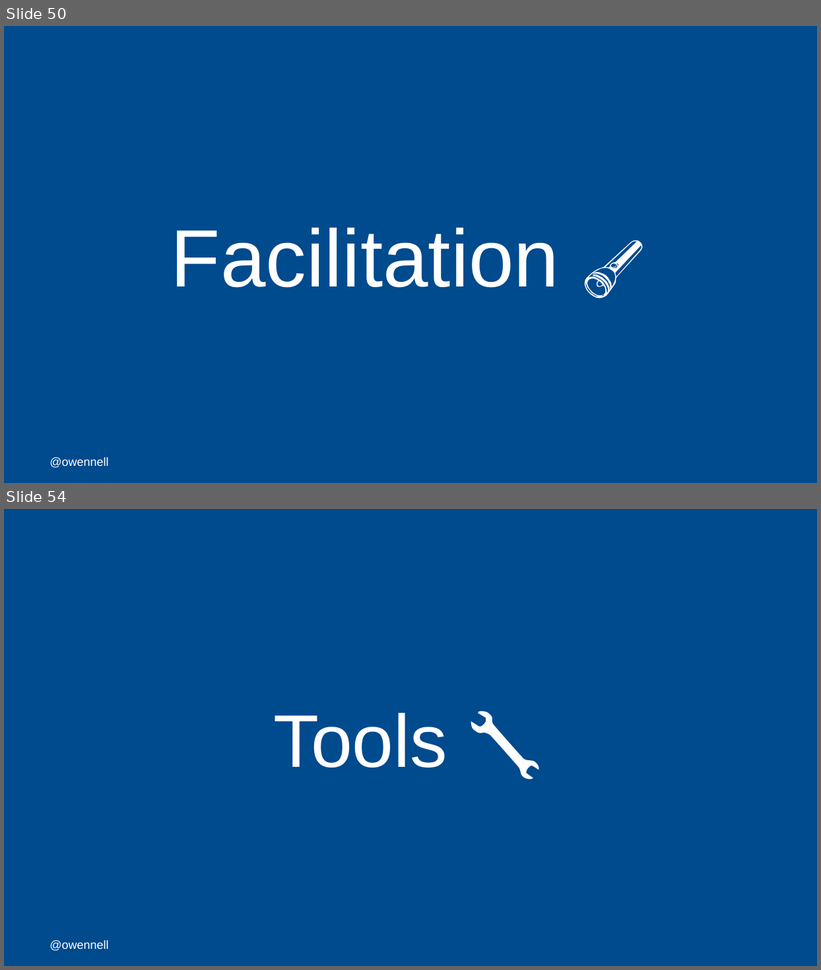
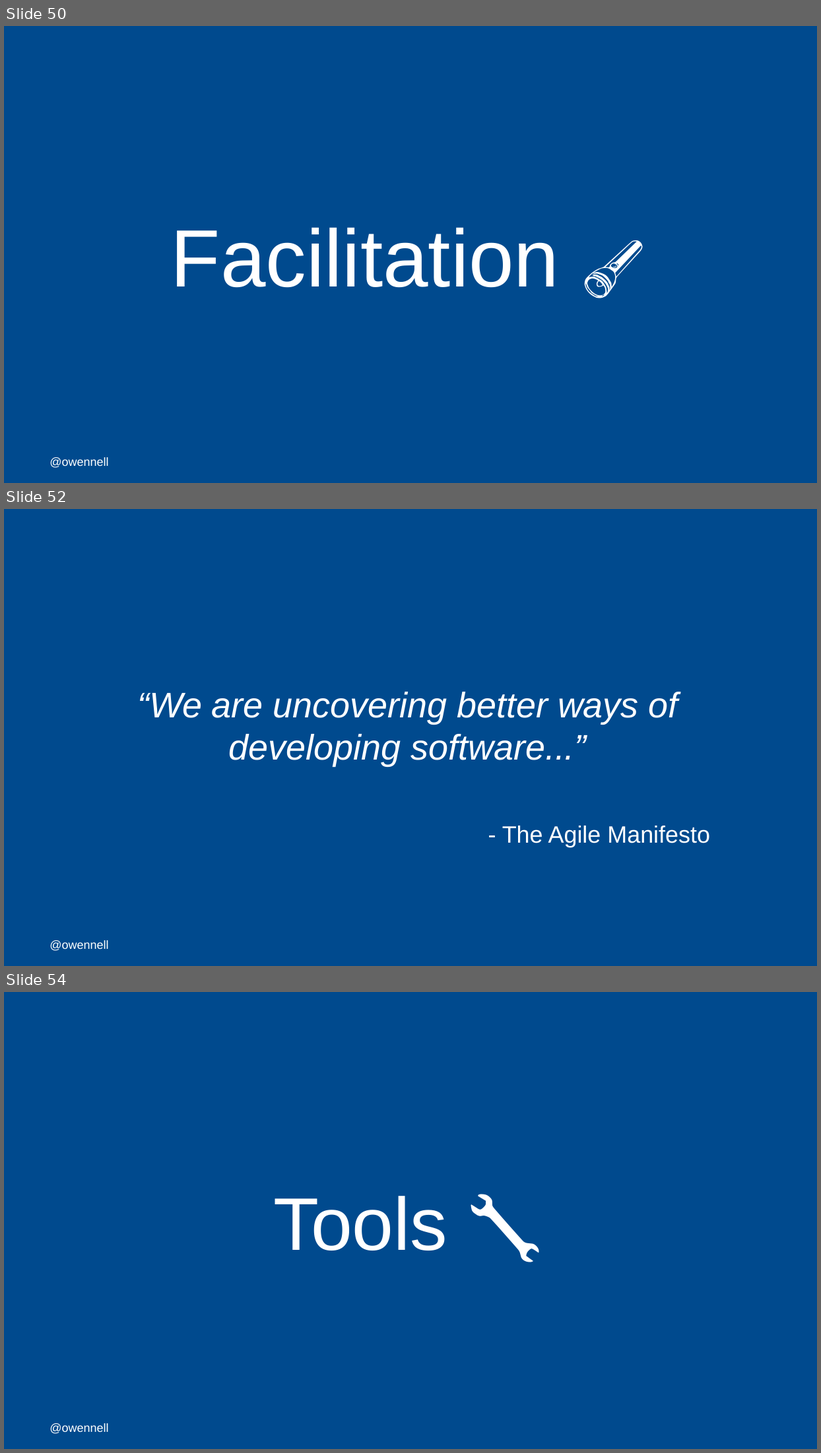
Before and after one commit to oliwennell/talks, a slide deck: a-mob-mentality.pptx. Shown one above the other, each under a label of ours: slides 50 and 54 before the commit, slides 50, 52 and 54 after it; the slides between them are not shown. The pictures are 821x970 and 821x1453 pixels, drawn with LibreOffice and Linux fonts; fonts in the diff are those of the drawing; background and template pictures are left out. Boxes give left, top, right and bottom in pixels: in the first picture for what was removed or moved away, otherwise in the second. Text is boxed around its words. In the diff, an @@ line names an element or a change of style, - is before the commit and + after.

```diff
--- a/a-mob-mentality.pptx
+++ b/a-mob-mentality.pptx
@@ slide 52 added at <box>4,509,817,966</box>, background #FFFFFF; not listed: 1 template element that a slide beside it also shows @@
@@ title added at <box>137,692,679,766</box>, 42 pt, text #FFFFFF, italic @@
+“We are uncovering better ways of developing software...”
@@ text added at <box>502,826,710,848</box>, 28 pt, text #FFFFFF @@
+- The Agile Manifesto
@@ text added at <box>50,941,108,951</box>, 14 pt, text #FFFFFF @@
+@owennell
```
Also in this commit, not shown: 10 slides changed.
